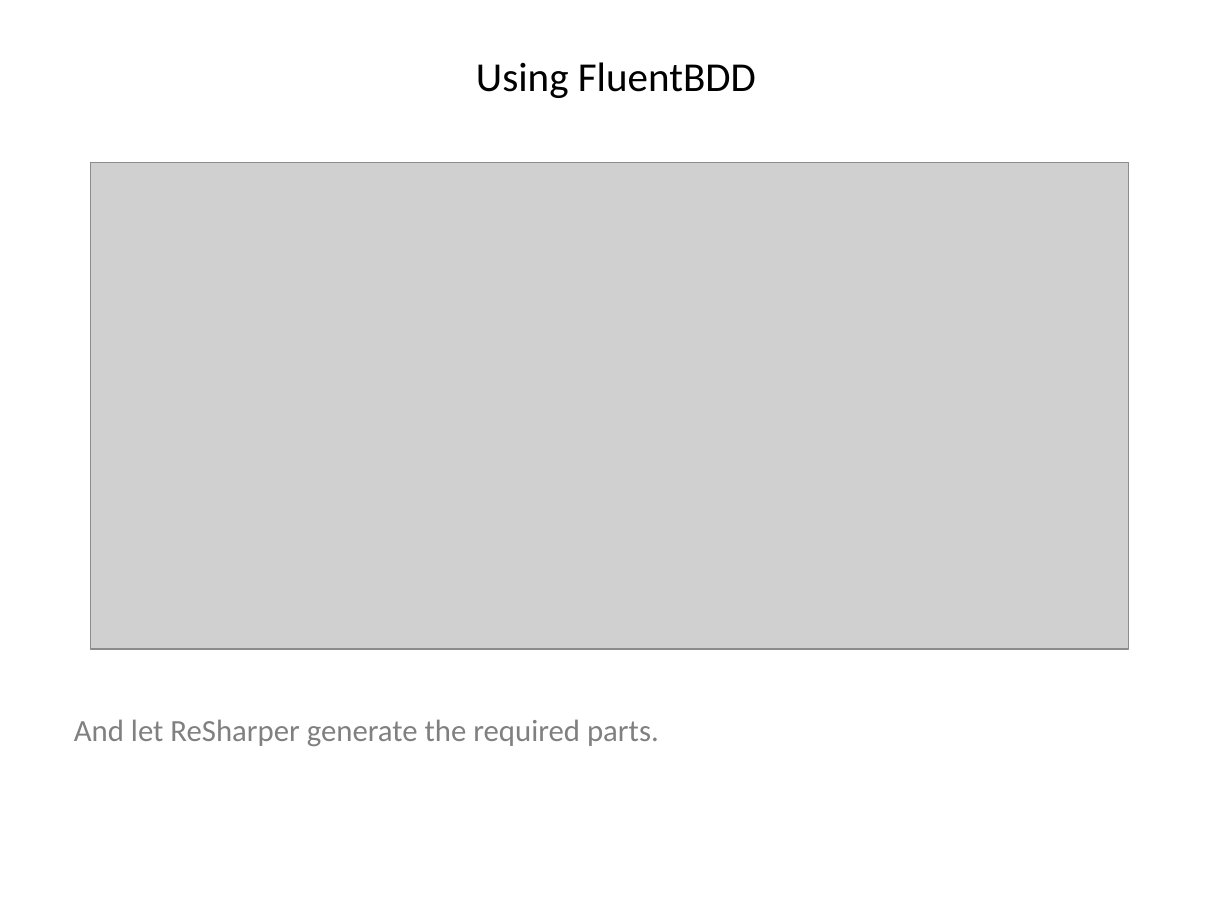
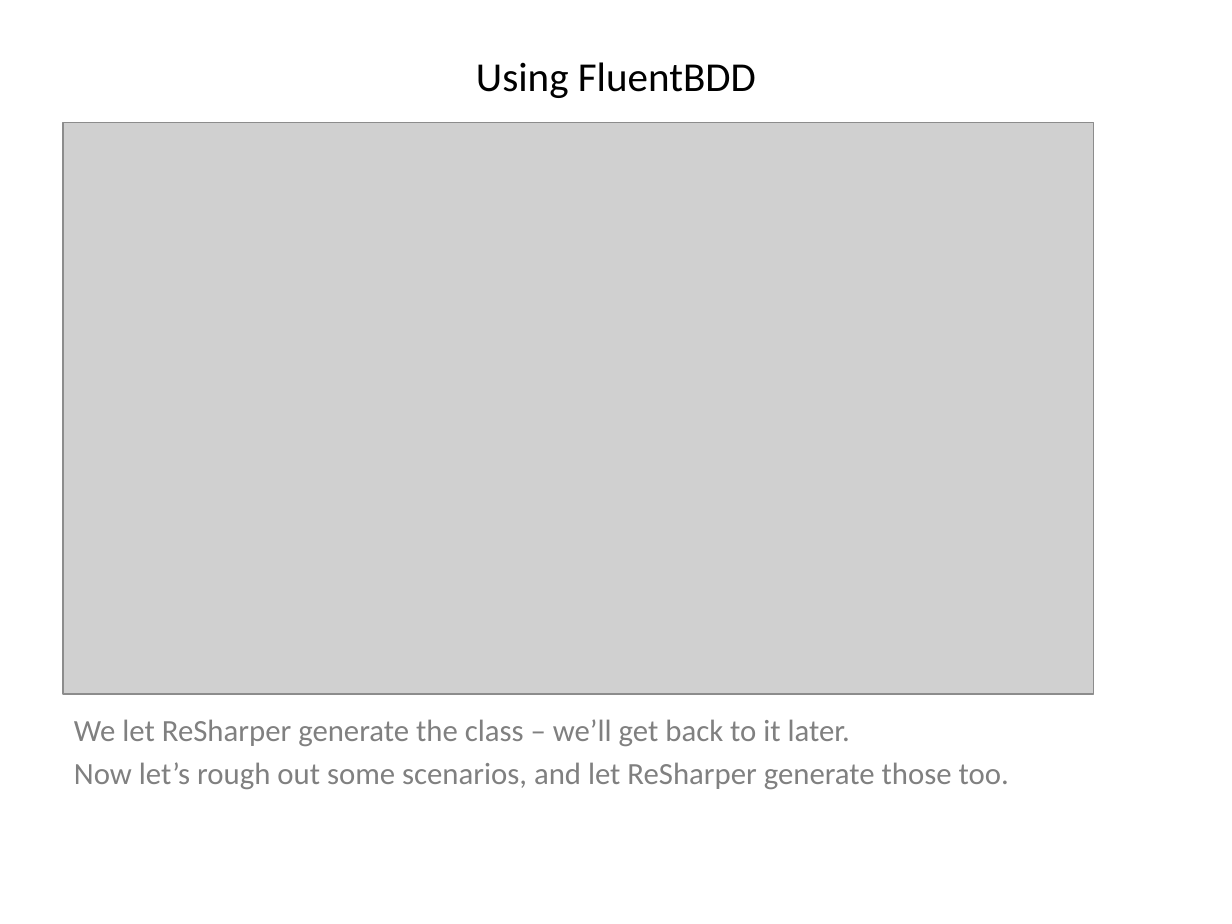
Before and after one commit to i-e-b/FluentBdd, a slide deck: slide 37 of FluentBDD/Fluent BDD.pptx (slide 52 before the commit). Drawn at 1232x924 pixels with LibreOffice and Linux fonts; fonts in the diff are those of the drawing; grey boxes stand for pictures. Boxes give left, top, right and bottom in pixels: in the first picture for what was removed or moved away, otherwise in the second. Text is boxed around its words. In the diff, an @@ line names an element or a change of style, - is before the commit and + after.

```diff
--- a/FluentBDD/Fluent BDD.pptx
+++ b/FluentBDD/Fluent BDD.pptx
@@ picture: place and size @@
-picture at (91,163,1129,649)
+picture at (63,122,1094,694)
@@ text at (74,719,1009,789): text changed @@
-And let ReSharper generate the required parts.
+We let ReSharper generate the class – we’ll get back to it later.
+Now let’s rough out some scenarios, and let ReSharper generate those too.
```
Also in this commit, not shown: 69 other slides changed, 9 slides added, 16 slides removed, 25 other files.
